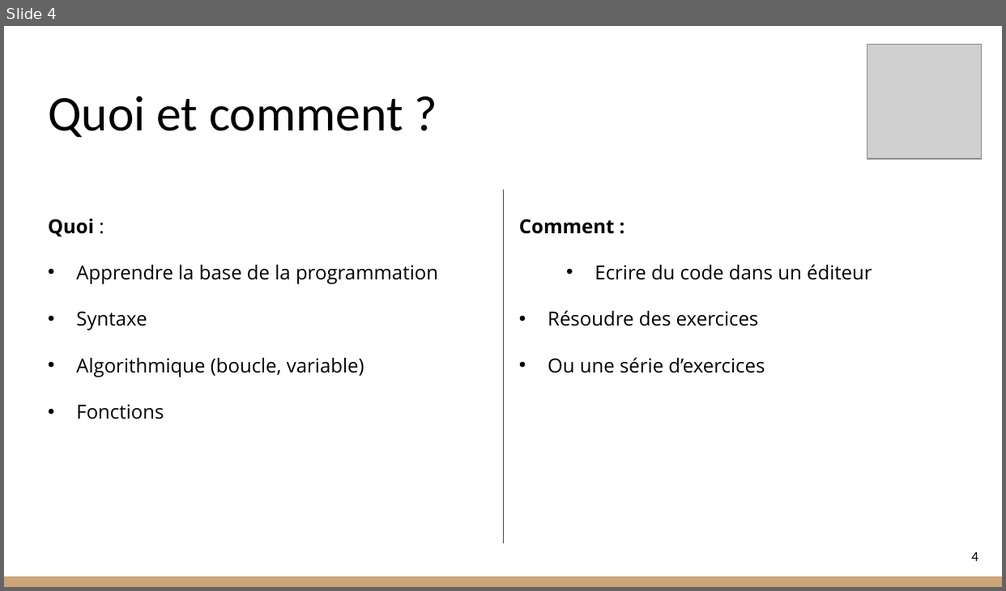
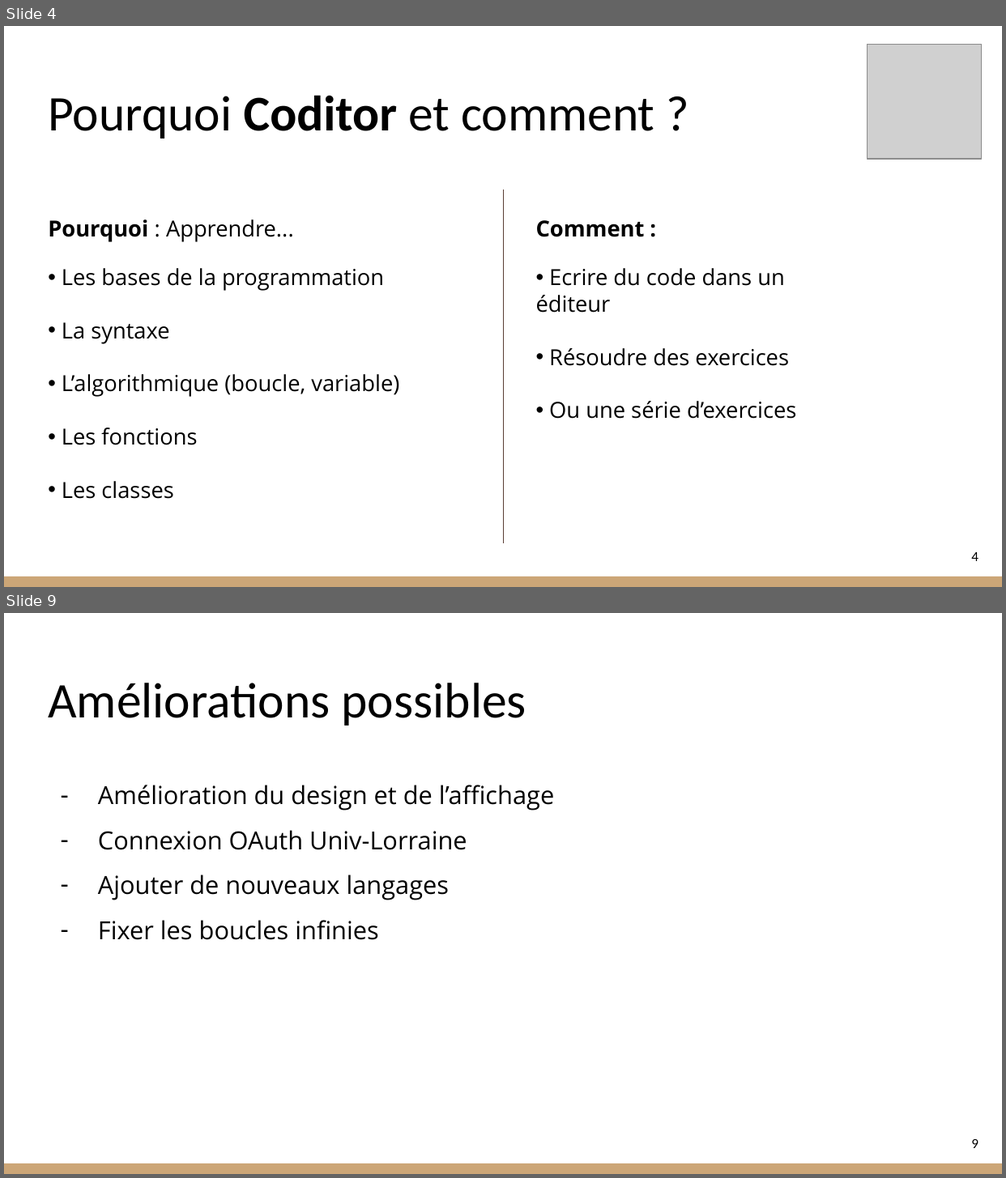
Before and after one commit to RohrbacherLeon/coditor, a slide deck: doc/Presentation_conception.pptx. Shown one above the other, each under a label of ours: slide 4 before the commit, slides 4 and 9 after it; the slides between them are not shown. The pictures are 1006x591 and 1006x1178 pixels, drawn with LibreOffice and Linux fonts; fonts in the diff are those of the drawing; grey boxes stand for pictures. Boxes give left, top, right and bottom in pixels: in the first picture for what was removed or moved away, otherwise in the second. Text is boxed around its words. In the diff, an @@ line names an element or a change of style, - is before the commit and + after.

```diff
--- a/doc/Presentation_conception.pptx
+++ b/doc/Presentation_conception.pptx
@@ slide 9 added at (4,613,1002,1174), background #FFFFFF; not listed: 1 template element that a slide beside it also shows @@
@@ title added at (48,683,526,726), 36 pt, text #000000 @@
+Améliorations possibles
@@ text added at (98,785,554,940), 18 pt, text #000000 @@
+– Amélioration du design et de l’affichage
+– Connexion OAuth Univ-Lorraine
+– Ajouter de nouveaux langages
+– Fixer les boucles infinies
@@ page number added at (971,1139,978,1148), 10 pt, text #000000 @@
+9
@@ slide 4 changed as well @@
@@ title at (48,95,654,139): text changed @@
-Quoi et comment ?
+Pourquoi Coditor et comment ?
@@ text at (48,220,399,499): text changed; size 14 to 16 pt @@
-Quoi :
-• Apprendre la base de la programmation
-• Syntaxe
-• Algorithmique (boucle, variable)
-• Fonctions
+Pourquoi : Apprendre...
+• Les bases de la programmation
+• La syntaxe
+• L’algorithmique (boucle, variable)
+• Les fonctions
+• Les classes
@@ text "Comment :": place and size @@
-text "Comment :" at (519,219,765,373)
+text "Comment :" at (536,220,796,419)
@@ text "Comment :" at (536,220,796,419): size 14 to 16 pt; less space between paragraphs; indent changed; more space between paragraphs @@
```
Also in this commit, not shown: 5 other slides changed, 3 other slides added, 1 slide removed, 1 other file.
